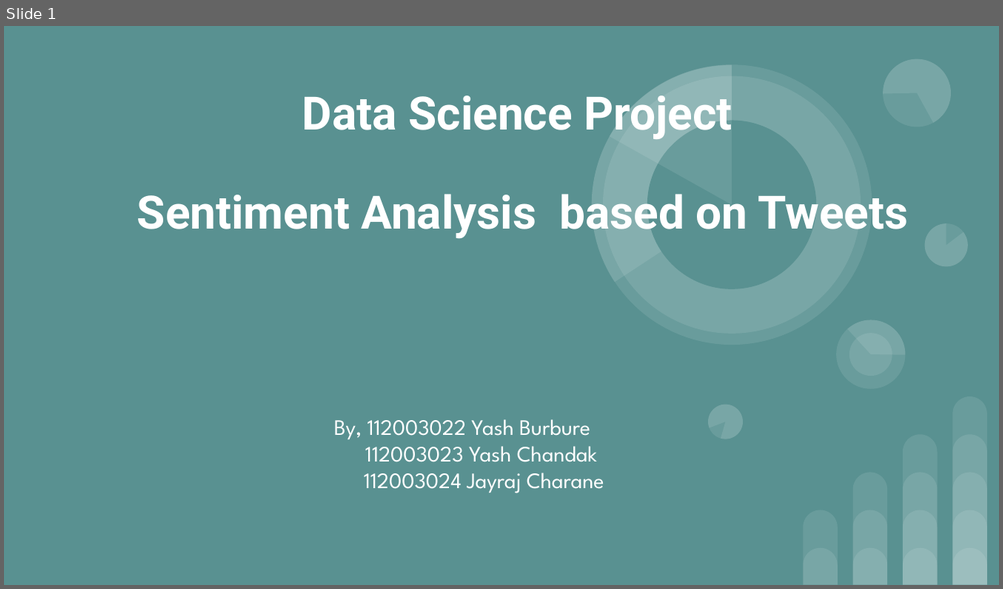
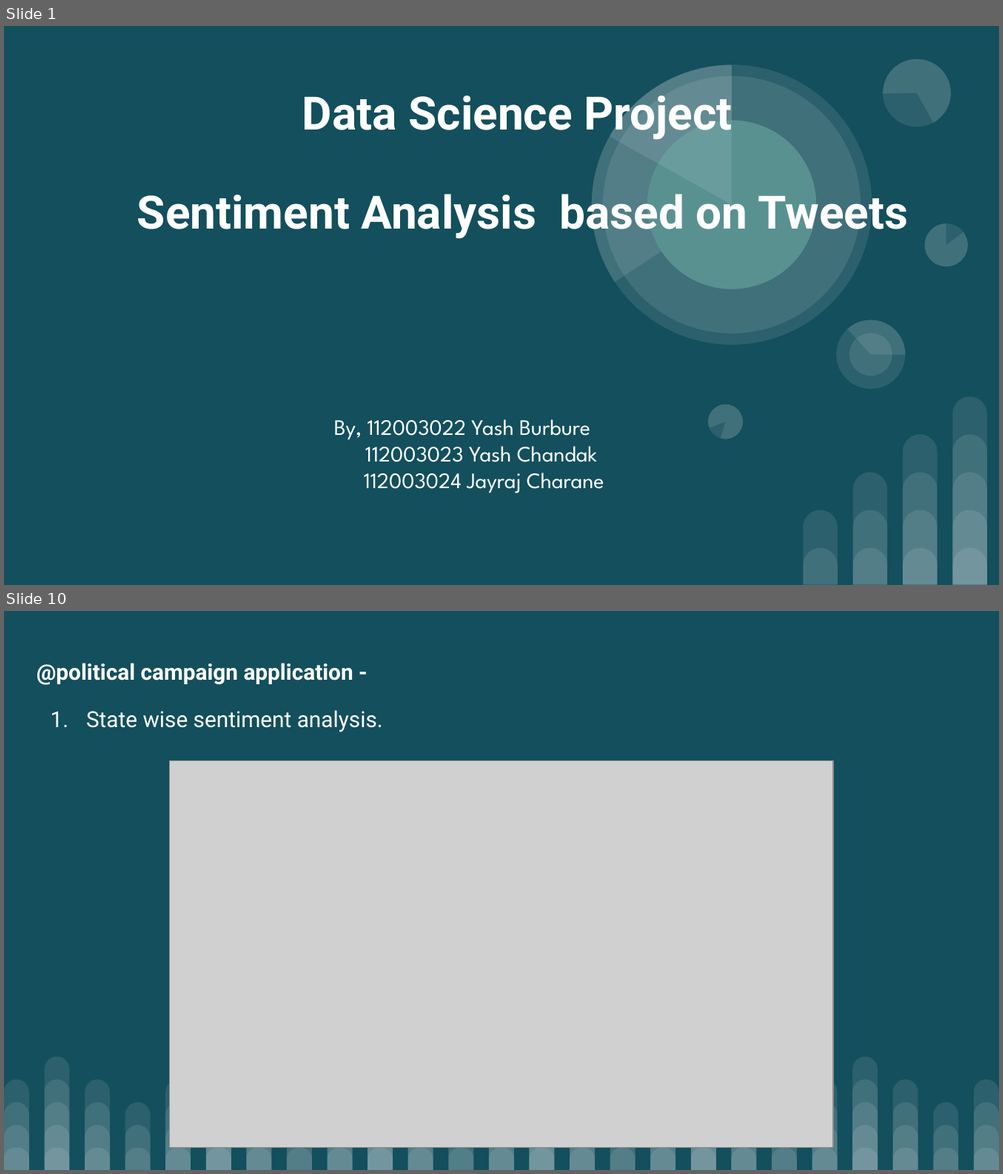
Before and after one commit to yashuchandak/Sentiment-Analysis, a slide deck: sentiment_analysis.odp. Shown one above the other, each under a label of ours: slide 1 before the commit, slides 1 and 10 after it; the slides between them are not shown. The pictures are 1003x589 and 1003x1174 pixels, drawn with LibreOffice and Linux fonts; fonts in the diff are those of the drawing; grey boxes stand for pictures. Boxes give left, top, right and bottom in pixels: in the first picture for what was removed or moved away, otherwise in the second. Text is boxed around its words. In the diff, an @@ line names an element or a change of style, - is before the commit and + after.

```diff
--- a/sentiment_analysis.odp
+++ b/sentiment_analysis.odp
@@ slide 10 added at box(4, 611, 999, 1170), background #134F5C @@
@@ text added at box(37, 663, 383, 732), 16 pt, text #FFFFFF, bold @@
+@political campaign application -
+1. State wise sentiment analysis.
@@ picture added at box(169, 761, 833, 1148) @@
@@ group added at box(4, 1056, 999, 1170): 100 round same rects @@
@@ slide 1 changed as well @@
@@ background #599191 to #134F5C @@
```
Also in this commit, not shown: 4 other slides changed, 5 other slides added, 19 other files.
